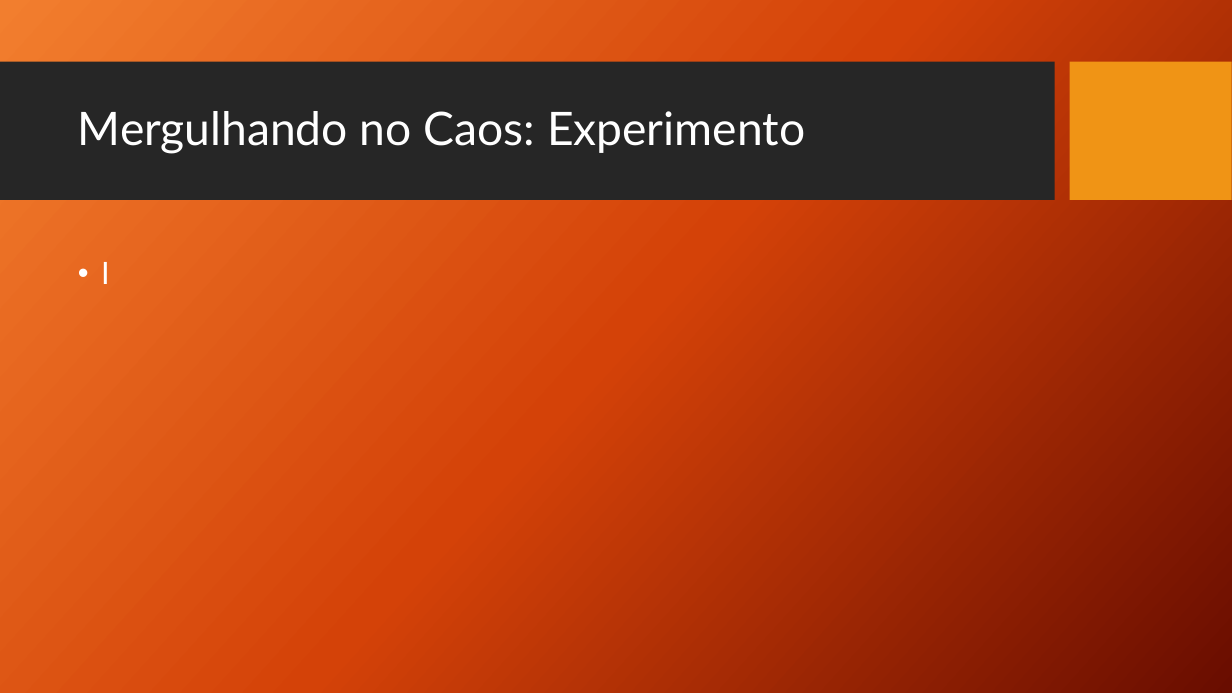
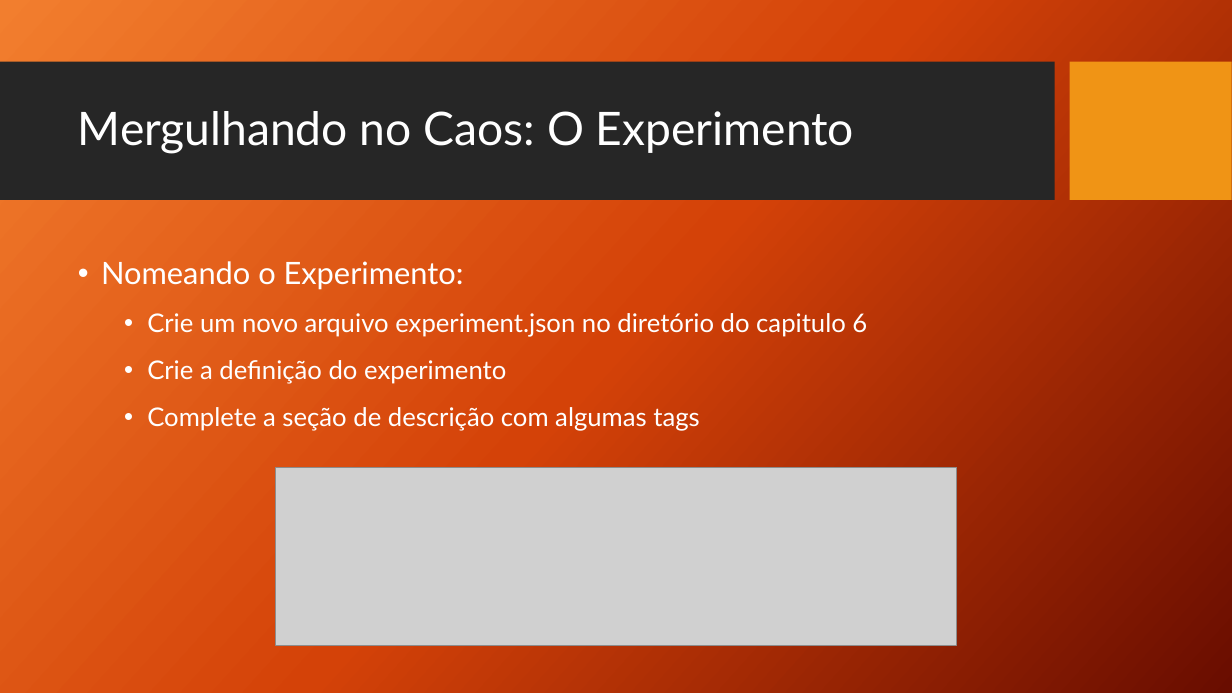
Before and after one commit to TCC-Chaos-Engineering/docs-chaos-engineering, a slide deck: slide 84 of docs/Chaos Engineering - Das Hipoteses aos Testes.pptx. Drawn at 1232x693 pixels with LibreOffice and Linux fonts; fonts in the diff are those of the drawing; grey boxes stand for pictures; background and template pictures are left out. Boxes give left, top, right and bottom in pixels: in the first picture for what was removed or moved away, otherwise in the second. Text is boxed around its words. In the diff, an @@ line names an element or a change of style, - is before the commit and + after.

Commit message:
Experimentos com Kurbenetes e Rollbacks

```diff
--- a/docs/Chaos Engineering - Das Hipoteses aos Testes.pptx
+++ b/docs/Chaos Engineering - Das Hipoteses aos Testes.pptx
@@ title at (x1=78, y1=111, x2=854, y2=154): text changed @@
-Mergulhando no Caos: Experimento
+Mergulhando no Caos: O Experimento
@@ text at (x1=101, y1=261, x2=867, y2=431): text changed; size 24 to 20 pt @@
-• I
+• Nomeando o Experimento:
+  • Crie um novo arquivo experiment.json no diretório do capitulo 6
+  • Crie a definição do experimento
+  • Complete a seção de descrição com algumas tags
@@ picture added at (x1=275, y1=468, x2=957, y2=646) @@
```
Also in this commit, not shown: 14 other slides changed, 3 slides added, 3 slides removed.
